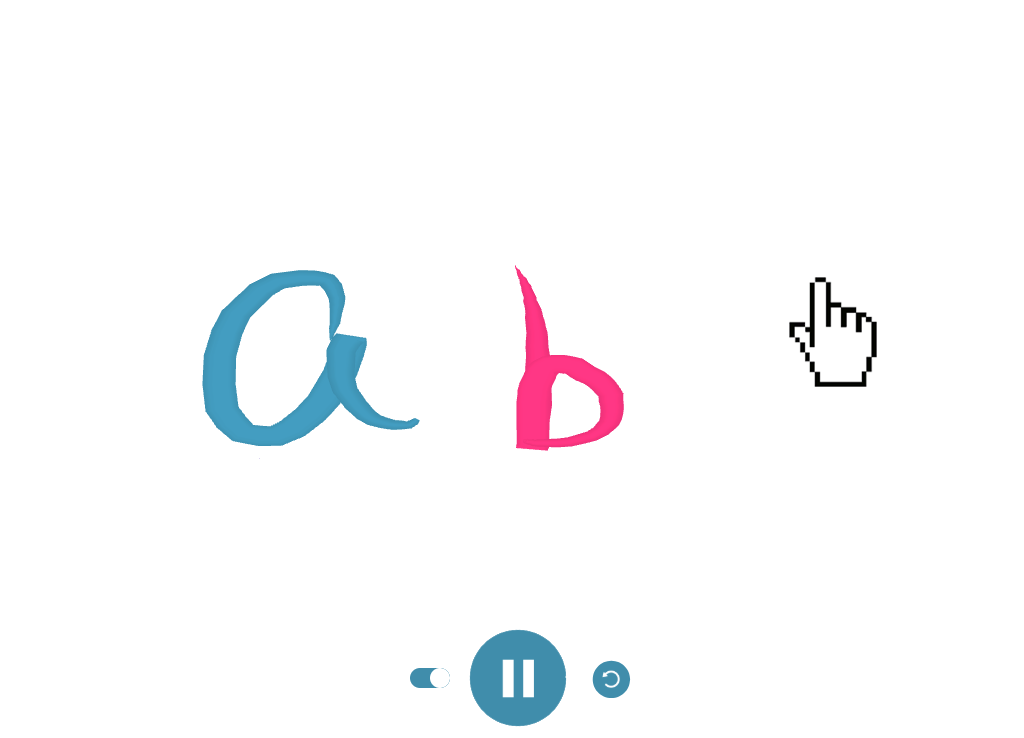
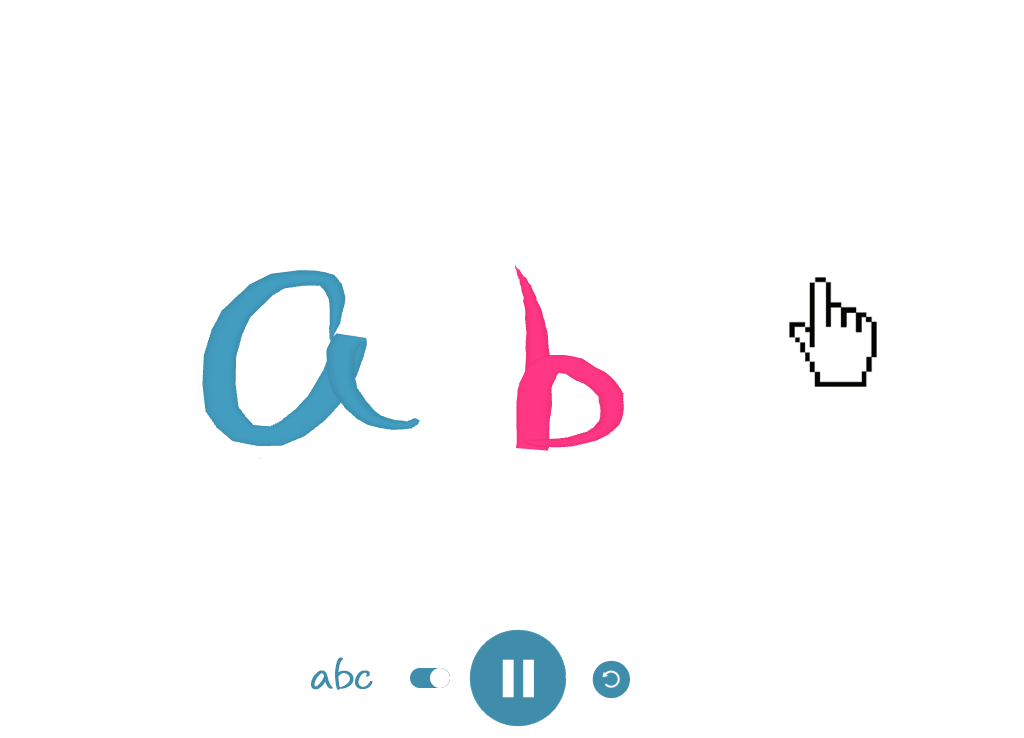
Comparing the layer stacks of the two (1024, 738) images. Changes:
added layer "abc" above "图层 4" over [left=311, top=657, right=373, bottom=690]
